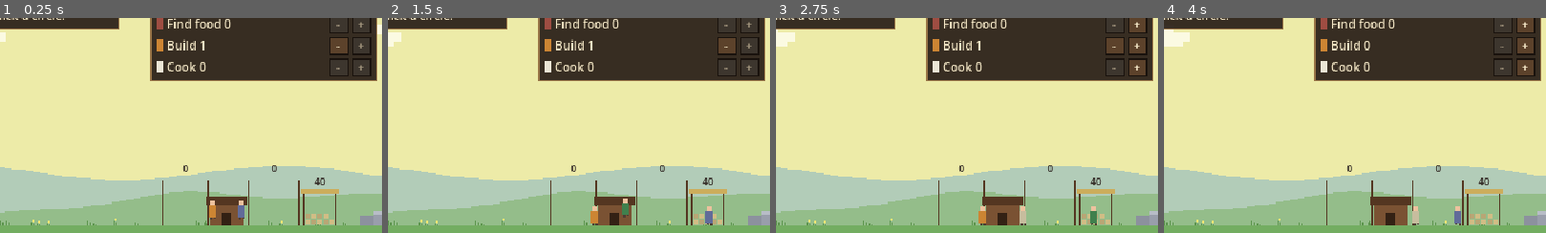
Above: before the commit, frames 1-4 (left to right).
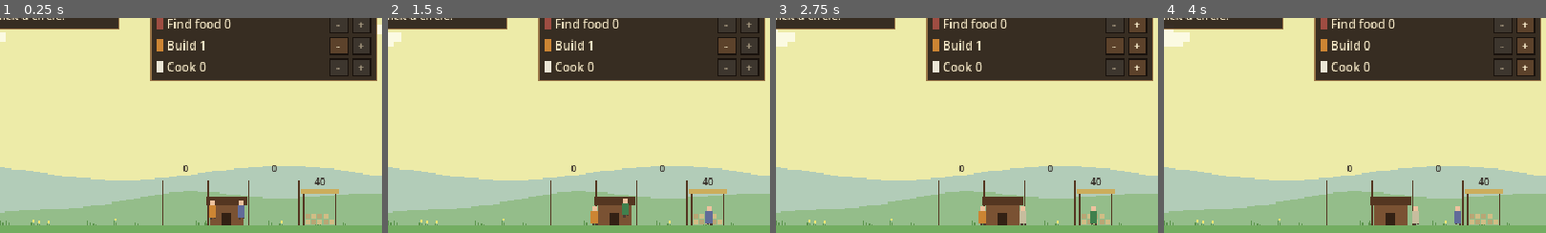
Above: after the commit, the same moments.

Repository: henrikmoepe-del/basebygger
Game: Godot game, scene res://scenes/main.tscn
Two runs of this game, one before a commit and one after it. Both use one fixed random seed, a clock stepped at 60 frames per second and the inputs below.
Inputs:
- Up to frame 1 (0.25 s): no input
- Up to frame 2 (1.5 s): click "-" at 0.5 s; click "+" at 1.25 s
- Up to frame 3 (2.75 s): click "-" at 2 s
- Up to frame 4 (4 s): click "+" at 2.75 s; click "-" at 3.5 s
The pictures show only the part of the screen within x 50-100%, y 27-77%; the shares and areas given below are measured in that part.

The runs differ from the first frame. In frame 1, 0.3% of the frame differs, in the area x 94-100%, y 89-97%; in frame 2, 0.3%; in frame 3, 0.3%; in frame 4, 0.3%.

Commit message:
Add planks: a sawmill, sawyers, a plank stack, and plank costs on later levels
Planks are a resource of their own on top of wood. The Sawmill gives
the Saw planks job: sawyers carry logs from the wood stack, saw them and
stack the planks in the stockyard. Basic building still costs only wood;
later levels, and the finer buildings sooner, also cost planks.
Screenshots now come with a wide view of the whole castle.

Co-Authored-By: Claude Opus 5.5 <noreply@anthropic.com>

Diff:
--- a/scenes/main.tscn
+++ b/scenes/main.tscn
@@ -50,18 +50,18 @@
 script = ExtResource("5_grove")
 
 [node name="Rock" type="Node2D" parent="."]
-position = Vector2(676, 270)
+position = Vector2(716, 270)
 script = ExtResource("13_quarry")
 
 [node name="Wilds" type="Node2D" parent="."]
-position = Vector2(968, 270)
+position = Vector2(1008, 270)
 script = ExtResource("13_quarry")
 resource_type = "food"
 size = Vector2(44, 30)
 look = "bushes"
 
 [node name="MineSpot" type="Node2D" parent="."]
-position = Vector2(1026, 270)
+position = Vector2(1066, 270)
 script = ExtResource("1_gather")
 resource_type = "iron"
 look = "none"
--- a/scripts/camera.gd
+++ b/scripts/camera.gd
@@ -14,7 +14,7 @@
 
 ## The left and right edges of the world.
 @export var world_left := -900.0
-@export var world_right := 1550.0
+@export var world_right := 1650.0
 ## How far above the ground the view can reach: the tallest keep and its banner.
 @export var world_height := 560.0
 ## Where the view is centred when the game starts: the castle and the stockhouse.
--- a/scripts/castle.gd
+++ b/scripts/castle.gd
@@ -323,7 +323,11 @@
 
 ## Which store of the stockyard a piece's material comes from.
 func item_store(index: int) -> String:
-	return BuildPlan.store_for(_plan[clampi(index, 0, _plan.size() - 1)].item)
+	var item: String = _plan[clampi(index, 0, _plan.size() - 1)].item
+	# Once there is a sawmill, planks come sawn from the plank stack.
+	if item == "plank" and GameState.part_levels.sawmill > 0:
+		return "planks"
+	return BuildPlan.store_for(item)
 
 
 ## True if a piece must wait until every piece before it is in place:
--- a/scripts/castle_data.gd
+++ b/scripts/castle_data.gd
@@ -42,6 +42,12 @@
 ## Castle parts need iron from this level on, this much more per level.
 const IRON_FROM_LEVEL := 4
 const IRON_PER_LEVEL := 10
+## Basic building needs only wood. Later levels need planks as well, this
+## many more per level. The FINE buildings need them a level sooner, and twice as many.
+const PLANKS_FROM_LEVEL := 3
+const PLANKS_PER_LEVEL := 6
+const FINE := ["court", "tavern"]
+const SAWYERS_PER_LEVEL := 2
 
 const STONE := Color(0.64, 0.64, 0.68)
 const STONE_LIGHT := Color(0.70, 0.70, 0.74)
@@ -85,19 +91,26 @@
 	"quarry": {
 		"benefit": "Stone appears 0.7 a second faster, and 10 more can pile up, per level", "drawback": "Dust: everyone works 2% slower per level",
 		"name": "Quarry", "defence": 0, "renown": 1, "cost": {"wood": 24, "stone": 6}, "work": 10.0,
-		"site_x": 700.0, "village": true, "max_level": 10,
+		"site_x": 740.0, "village": true, "max_level": 10,
 	},
 	# The farm's fields add to what the hunting grounds give (see GameState.site_rate).
 	"farm": {
 		"benefit": "Food appears 0.3 a second faster, and 12 more can wait, per level", "drawback": "",
 		"name": "Farm", "defence": 0, "renown": 1, "cost": {"wood": 20, "stone": 4}, "work": 8.0,
-		"site_x": 890.0, "village": true, "max_level": 10,
+		"site_x": 930.0, "village": true, "max_level": 10,
 	},
 	# The mine goes underground for iron, which high castle levels need.
 	"mine": {
 		"benefit": "Lets peasants mine iron: room for 2 miners per level", "drawback": "Each miner eats double",
 		"name": "Mine", "defence": 0, "renown": 2, "cost": {"wood": 40, "stone": 40}, "work": 20.0,
-		"site_x": 1008.0, "village": true, "max_level": 8,
+		"site_x": 1048.0, "village": true, "max_level": 8,
+	},
+	# The sawmill turns logs into planks, which finer buildings and later
+	# levels need on top of wood (see GameState.part_cost).
+	"sawmill": {
+		"benefit": "Lets peasants saw wood into planks: room for 2 sawyers per level", "drawback": "",
+		"name": "Sawmill", "defence": 0, "renown": 1, "cost": {"wood": 30, "stone": 10}, "work": 10.0,
+		"site_x": 1125.0, "village": true, "max_level": 6,
 	},
 	# Outer defences: cheap wooden works that raiders meet first.
 	"palisade": {
@@ -128,34 +141,35 @@
 	"houses": {
 		"benefit": "Room for 4 more peasants per level", "drawback": "",
 		"name": "Houses", "defence": 0, "renown": 0, "cost": {"wood": 12, "stone": 4}, "work": 6.0,
-		"site_x": 1178.0, "village": true, "max_level": 12,
+		"site_x": 1278.0, "village": true, "max_level": 12,
 	},
 	# The well and the tavern keep peasants content, which makes them work
 	# faster (see GameState.morale_bonus). Each level serves more peasants.
 	"well": {
 		"benefit": "Up to +15% work speed; each level serves 8 peasants", "drawback": "",
 		"name": "Well", "defence": 0, "renown": 1, "cost": {"stone": 16, "wood": 4}, "work": 8.0,
-		"site_x": 1090.0, "village": true, "max_level": 10,
+		"site_x": 1190.0, "village": true, "max_level": 10,
 	},
 	"tavern": {
 		"benefit": "Up to +15% work speed; each level serves 10 peasants", "drawback": "Peasants eat 3% more per level",
 		"name": "Tavern", "defence": 0, "renown": 1, "cost": {"wood": 24, "stone": 8}, "work": 10.0,
-		"site_x": 1136.0, "village": true, "max_level": 10,
+		"site_x": 1236.0, "village": true, "max_level": 10,
 	},
 }
 ## Back to front.
-const DRAW_ORDER := ["houses", "tavern", "well", "mine", "farm", "quarry", "watchtower", "palisade", "walls", "gate", "court", "garrison", "keep", "towers"]
+const DRAW_ORDER := ["houses", "tavern", "well", "sawmill", "mine", "farm", "quarry", "watchtower", "palisade", "walls", "gate", "court", "garrison", "keep", "towers"]
 ## The parts that stand in the courtyard, in front of the curtain wall. A
 ## peasant up on the wall walks behind them.
 const FRONT := ["court", "garrison", "keep", "towers"]
 
 ## Where the village stands, relative to the castle's ground-centre point.
-const QUARRY_X := 676.0
-const FARM_X := 912.0
-const MINE_X := 1026.0
-const WELL_X := 1090.0
-const TAVERN_X := 1136.0
-const FIRST_HOUSE_X := 1192.0
+const QUARRY_X := 716.0
+const FARM_X := 952.0
+const MINE_X := 1066.0
+const SAWMILL_X := 1125.0
+const WELL_X := 1190.0
+const TAVERN_X := 1236.0
+const FIRST_HOUSE_X := 1292.0
 const HOUSE_SPACING := 26.0
 ## The outer defences, west of the castle.
 const PALISADE_X := -520.0
@@ -537,6 +551,19 @@
 			# The sign.
 			out.append([Rect2(TAVERN_X + 20, -h + 2, 6, 1), WOOD_DARK])
 			out.append([Rect2(TAVERN_X + 22, -h + 3, 5, 5), BANNER])
+		"sawmill":
+			# An open shed over a saw bench, with a stack of sawn planks beside it.
+			h = 18.0 + 2.0 * mini(v, 4)
+			out.append([Rect2(SAWMILL_X - 18, -h, 3, h), WOOD_DARK])
+			out.append([Rect2(SAWMILL_X + 15, -h, 3, h), WOOD_DARK])
+			out.append([Rect2(SAWMILL_X - 23, -h - 6, 46, 6), THATCH])
+			out.append([Rect2(SAWMILL_X - 9, -8, 18, 2), WOOD])
+			out.append([Rect2(SAWMILL_X - 8, -6, 2, 6), WOOD_DARK])
+			out.append([Rect2(SAWMILL_X + 6, -6, 2, 6), WOOD_DARK])
+			# A log on the bench, waiting for the saw.
+			out.append([Rect2(SAWMILL_X - 7, -11, 14, 3), WOOD])
+			for i in mini(level, 4):
+				out.append([Rect2(SAWMILL_X + 22, -3 - i * 3, 14, 2), Color(0.78, 0.60, 0.36)])
 		"quarry":
 			# A stepped rock face that is cut deeper and wider with each level.
 			h = 12.0 + 3.0 * v
--- a/scripts/game_state.gd
+++ b/scripts/game_state.gd
@@ -30,8 +30,8 @@
 const BuildPlan = preload("res://scripts/build_plan.gd")
 const QuestData = preload("res://scripts/quest_data.gd")
 
-const START_JOBS := {"wood": 1, "stone": 1, "hunter": 0, "build": 1, "cook": 0, "soldier": 0, "iron": 0, "forester": 0}
-const NO_JOBS := {"wood": 0, "stone": 0, "hunter": 0, "build": 0, "cook": 0, "soldier": 0, "iron": 0, "forester": 0}
+const START_JOBS := {"wood": 1, "stone": 1, "hunter": 0, "build": 1, "cook": 0, "soldier": 0, "iron": 0, "sawyer": 0, "forester": 0}
+const NO_JOBS := {"wood": 0, "stone": 0, "hunter": 0, "build": 0, "cook": 0, "soldier": 0, "iron": 0, "sawyer": 0, "forester": 0}
 const START_PEASANTS := 3
 ## How much better a trained peasant does their job.
 const TRAINED_MULT := 2.0
@@ -147,12 +147,12 @@
 const INCOME_WINDOW := DAY_LENGTH
 
 ## What is in the stockhouse.
-var resources := {"wood": 0, "stone": 0, "food": START_FOOD, "iron": 0}
+var resources := {"wood": 0, "stone": 0, "food": START_FOOD, "iron": 0, "planks": 0}
 var cows := 0
 var part_levels := {
 	"walls": 0, "towers": 0, "gate": 0, "keep": 0, "garrison": 0, "court": 0,
 	"palisade": 0, "watchtower": 0,
-	"houses": 0, "well": 0, "tavern": 0, "quarry": 0, "farm": 0, "mine": 0,
+	"houses": 0, "well": 0, "tavern": 0, "quarry": 0, "farm": 0, "mine": 0, "sawmill": 0,
 }
 var peasants := START_PEASANTS
 ## How many peasants are assigned to each job. The rest are idle.
@@ -207,13 +207,13 @@
 var job_placed := 0       ## Pieces in place.
 
 ## Measured resources per second brought in by peasants. Used for offline progress.
-var income_rate := {"wood": 0.0, "stone": 0.0, "food": 0.0, "iron": 0.0}
+var income_rate := {"wood": 0.0, "stone": 0.0, "food": 0.0, "iron": 0.0, "planks": 0.0}
 ## Filled in by load_game() when time away earned something:
 ## {"seconds": int, plus the amount gained of each resource}. Empty otherwise.
 var offline_report := {}
 var save_path := "user://save.json"
 
-var _window_income := {"wood": 0, "stone": 0, "food": 0, "iron": 0}
+var _window_income := {"wood": 0, "stone": 0, "food": 0, "iron": 0, "planks": 0}
 var _was_night := false
 var _quest_timer := 0.0
 var _window_time := 0.0
@@ -268,6 +268,15 @@
 
 
 # --- Resources ---
+
+## A sawyer takes up to this many logs from the wood stack. Returns how many they got.
+func take_wood(logs: int) -> int:
+	var taken := mini(logs, resources.wood)
+	resources.wood -= taken
+	if taken > 0:
+		resources_changed.emit()
+	return taken
+
 
 ## Peasants deliver to the stockhouse through this, so income can be measured.
 func add_income(type: String, amount: int) -> void:
@@ -524,6 +533,8 @@
 		return part_levels.garrison * (SOLDIERS_PER_GARRISON_LEVEL + int(skill_total("soldier_room")))
 	if job == "iron":
 		return part_levels.mine * MINERS_PER_MINE_LEVEL
+	if job == "sawyer":
+		return part_levels.sawmill * CastleData.SAWYERS_PER_LEVEL
 	return -1
 
 
@@ -682,6 +693,12 @@
 	var next_level: int = part_levels[id] + 1
 	if not is_village(id) and next_level >= CastleData.IRON_FROM_LEVEL:
 		cost["iron"] = CastleData.IRON_PER_LEVEL * (next_level - CastleData.IRON_FROM_LEVEL + 1)
+	# Basic building needs only wood; later levels, and the finer buildings
+	# sooner, need sawn planks as well.
+	var fine: bool = id in CastleData.FINE
+	var planks_from: int = CastleData.PLANKS_FROM_LEVEL - (1 if fine else 0)
+	if next_level >= planks_from and id != "sawmill":
+		cost["planks"] = CastleData.PLANKS_PER_LEVEL * (next_level - planks_from + 1) * (2 if fine else 1)
 	return cost
 
 
@@ -1056,7 +1073,7 @@
 
 func _start_over() -> void:
 	var start_stock := LEGACY_START_STOCK * legacy
-	resources = {"wood": start_stock, "stone": start_stock, "food": START_FOOD, "iron": 0}
+	resources = {"wood": start_stock, "stone": start_stock, "food": START_FOOD, "iron": 0, "planks": 0}
 	cows = 0
 	for id: String in part_levels:
 		part_levels[id] = 0
--- a/scripts/grove.gd
+++ b/scripts/grove.gd
@@ -4,7 +4,7 @@
 const TreeSpot = preload("res://scripts/tree.gd")
 
 ## The first tree stands nearest the stockhouse; later ones are a longer walk.
-@export var first_x := 722.0
+@export var first_x := 762.0
 @export var spacing := 14.0
 
 
--- a/scripts/hud.gd
+++ b/scripts/hud.gd
@@ -114,7 +114,7 @@
 ## One chip per resource in the top bar: a square in the resource's colour
 ## and its amount. Hovering a chip says what it is and what it earns.
 func _make_chips() -> void:
-	for type: String in ["wood", "stone", "food", "iron", "renown", "legacy"]:
+	for type: String in ["wood", "planks", "stone", "food", "iron", "renown", "legacy"]:
 		var chip := HBoxContainer.new()
 		chip.add_theme_constant_override("separation", 3)
 		chip.mouse_filter = Control.MOUSE_FILTER_PASS
@@ -276,8 +276,8 @@
 				label.text = str(GameState.legacy)
 				chip.tooltip_text = "Legacy: everyone works %d%% faster, for good." % roundi(GameState.legacy * GameState.LEGACY_WORK_BONUS * 100)
 			_:
-				# Iron only matters once there is a mine.
-				chip.visible = type != "iron" or GameState.part_levels.mine > 0
+				# Iron only matters once there is a mine, planks once there is a sawmill.
+				chip.visible = (type != "iron" or GameState.part_levels.mine > 0) and (type != "planks" or GameState.part_levels.sawmill > 0)
 				label.text = str(GameState.resources[type])
 				chip.tooltip_text = "%s: +%.1f a second (averaged over a day)" % [type.capitalize(), GameState.income_rate[type]]
 
--- a/scripts/job_data.gd
+++ b/scripts/job_data.gd
@@ -41,6 +41,10 @@
 		"name": "Mine iron", "trade": "Miner", "trade_skill": "t_mine",
 		"color": Color(0.30, 0.30, 0.36), "requires_part": "mine", "gathers": "iron",
 	},
+	"sawyer": {
+		"name": "Saw planks", "trade": "Sawyer", "trade_skill": "t_wood",
+		"color": Color(0.70, 0.52, 0.28), "requires_part": "sawmill",
+	},
 	# Tending the grove takes know-how: only trained foresters can do it.
 	"forester": {
 		"name": "Tend the grove", "trade": "Forester", "trade_skill": "forester",
--- /dev/null
+++ b/scripts/sawyer.gd
@@ -0,0 +1,79 @@
+extends "res://scripts/worker.gd"
+## A peasant who saws planks. They carry logs from the wood stack to the
+## sawmill, saw them there, and carry the planks back to the plank stack in
+## the stockyard. One log makes one plank. With no wood to saw, the time is
+## their own.
+
+enum State { TO_WOOD, TO_MILL, SAW, TO_STACK }
+
+## How many logs a sawyer carries at once, and how long each takes to saw.
+const LOAD := 2
+const SAW_TIME := 3.0
+## Seconds between strokes of the saw (for the sound).
+const STROKE_TIME := 0.4
+const LOG := Color(0.52, 0.36, 0.22)
+const PLANK := Color(0.78, 0.60, 0.36)
+
+var _state := State.TO_WOOD
+var _carrying := 0
+var _timer := 0.0
+var _stroke := 0.0
+var _sawing := false
+var _offset := randf_range(-5.0, 5.0)
+
+
+func _work(delta: float) -> void:
+	_sawing = false
+	match _state:
+		State.TO_WOOD:
+			if GameState.resources.wood <= 0:
+				_relax(delta, world.store_x("wood"), 60.0)
+			elif _walk_to(world.store_x("wood") + _offset, delta):
+				_carrying = GameState.take_wood(int(LOAD * _skill()))
+				if _carrying > 0:
+					_state = State.TO_MILL
+		State.TO_MILL:
+			if _walk_to(CastleData.SAWMILL_X + _offset, delta):
+				_timer = SAW_TIME * _carrying / _skill()
+				_state = State.SAW
+		State.SAW:
+			_sawing = true
+			_timer -= delta * GameState.work_mult()
+			_stroke -= delta
+			if _stroke <= 0.0:
+				_stroke = STROKE_TIME
+				get_tree().call_group("sfx", "play", "chop")
+				get_tree().call_group("effects", "burst", global_position + Vector2(6, -8), PLANK, 2)
+			if _timer <= 0.0:
+				_state = State.TO_STACK
+		State.TO_STACK:
+			if _walk_to(world.store_x("planks") + _offset, delta):
+				GameState.add_income("planks", _carrying)
+				_carrying = 0
+				_state = State.TO_WOOD
+
+
+func _exit_tree() -> void:
+	# Reassigned with logs in hand: they go back on the stack.
+	if _carrying > 0 and _state != State.TO_STACK:
+		GameState.resources.wood += _carrying
+		GameState.resources_changed.emit()
+	elif _carrying > 0:
+		GameState.add_income("planks", _carrying)
+
+
+func _bob() -> float:
+	return -absf(sin(Time.get_ticks_msec() / 110.0)) * 1.5 if _sawing else 0.0
+
+
+func _draw_extra(bob_y: float) -> void:
+	if _sawing:
+		# The saw going back and forth.
+		var reach := 3.0 + sin(Time.get_ticks_msec() / 110.0) * 3.0
+		draw_rect(Rect2(reach, bob_y - 8, 8, 1), Color(0.75, 0.76, 0.80))
+		draw_rect(Rect2(reach - 1, bob_y - 10, 2, 4), LOG)
+	elif _carrying > 0 and _state == State.TO_STACK:
+		draw_rect(Rect2(-8, -19, 16, 2), PLANK)
+		draw_rect(Rect2(-7, -17, 16, 1), PLANK.darkened(0.15))
+	elif _carrying > 0:
+		draw_rect(Rect2(-6, -20, 12, 4), LOG)
--- a/scripts/sfx.gd
+++ b/scripts/sfx.gd
@@ -81,7 +81,8 @@
 
 ## How close the camera is to the world: 1 zoomed right in, 0 too far to hear.
 func _nearness() -> float:
-	var camera := get_viewport().get_camera_2d()
+	# (There is no viewport for a moment while the game is closing.)
+	var camera := get_viewport().get_camera_2d() if is_inside_tree() else null
 	if camera == null:
 		return 1.0
 	return clampf((camera.zoom.x - SILENT_ZOOM) / (1.0 - SILENT_ZOOM), 0.0, 1.0)
--- a/scripts/ui_theme.gd
+++ b/scripts/ui_theme.gd
@@ -23,6 +23,7 @@
 	"wood": Color(0.62, 0.42, 0.24), "stone": Color(0.70, 0.70, 0.75),
 	"food": Color(0.82, 0.30, 0.34), "iron": Color(0.45, 0.50, 0.62),
 	"renown": Color(1.0, 0.82, 0.38), "legacy": Color(0.70, 0.55, 0.95),
+	"planks": Color(0.86, 0.68, 0.42),
 }
 
 
--- a/scripts/workers.gd
+++ b/scripts/workers.gd
@@ -13,6 +13,7 @@
 const Forester = preload("res://scripts/forester.gd")
 const Cook = preload("res://scripts/cook.gd")
 const Soldier = preload("res://scripts/soldier.gd")
+const Sawyer = preload("res://scripts/sawyer.gd")
 const Cow = preload("res://scripts/cow.gd")
 ## Which script runs each job ("" = idle).
 const BUMP_TIME := 0.15
@@ -26,6 +27,7 @@
 	"stone": {"x": -52.0, "piece": Vector2(5, 4), "per_row": 6, "rows": 9, "color": Color(0.66, 0.66, 0.70)},
 	"wood": {"x": 20.0, "piece": Vector2(7, 3), "per_row": 5, "rows": 12, "color": Color(0.52, 0.36, 0.22)},
 	"food": {"x": 66.0, "piece": Vector2(4, 5), "per_row": 5, "rows": 5, "color": Color(0.82, 0.74, 0.52)},
+	"planks": {"x": 100.0, "piece": Vector2(13, 2), "per_row": 2, "rows": 16, "color": Color(0.78, 0.60, 0.36)},
 }
 const STACK_GROWTH := 1.5
 const POST := Color(0.33, 0.21, 0.13)
@@ -40,14 +42,15 @@
 ## How many archers stand on each floor in a raid, and how many spearmen hold the line.
 const ARCHERS_PER_FLOOR := 3
 const SPEARMEN := 4
-const LANDS_EAST := 1400.0
+const LANDS_EAST := 1500.0
 const FLOAT_COLORS := {
 	"wood": Color(0.40, 0.26, 0.15), "stone": Color(0.36, 0.38, 0.46),
 	"food": Color(0.70, 0.20, 0.25), "iron": Color(0.20, 0.22, 0.30),
+	"planks": Color(0.55, 0.38, 0.18),
 }
 const JOB_SCRIPTS := {
 	"": Worker, "wood": Gatherer, "stone": Gatherer, "hunter": Gatherer, "iron": Gatherer,
-	"build": Builder, "forester": Forester, "cook": Cook, "soldier": Soldier,
+	"build": Builder, "forester": Forester, "cook": Cook, "soldier": Soldier, "sawyer": Sawyer,
 }
 
 @export var grove: Node2D
@@ -81,8 +84,8 @@
 
 func _draw() -> void:
 	for type: String in STORES:
-		# Iron only has a place once there is a mine.
-		if type != "iron" or GameState.part_levels.mine > 0:
+		# Iron only has a place once there is a mine, planks once there is a sawmill.
+		if (type != "iron" or GameState.part_levels.mine > 0) and (type != "planks" or GameState.part_levels.sawmill > 0):
 			_draw_store(type)
 	# The shed, for tools and everything small. It swells for a moment each
 	# time a load comes in.
--- a/tests/screenshot.gd
+++ b/tests/screenshot.gd
@@ -18,8 +18,14 @@
 	"tavern": {"levels": {"walls": 1}, "part": "tavern", "camera": [1170, -45, 2.0], "shots": 5},
 	"inside": {"levels": {"walls": 3, "keep": 5, "towers": 4, "garrison": 3, "court": 2}, "part": "", "camera": [20, 20, 1.0], "shots": 4, "open": true, "soldiers": 8},
 	"inside_build": {"levels": {"walls": 2}, "part": "keep", "camera": [-100, 0, 1.5], "shots": 6, "open": true},
+	"sawmill": {"levels": {"walls": 1, "sawmill": 2}, "part": "", "camera": [1125, -45, 2.0], "shots": 3, "jobs": {"sawyer": 3}},
+	"stockyard": {"levels": {"walls": 1, "sawmill": 2, "mine": 1}, "part": "", "camera": [570, -45, 2.0], "shots": 2, "jobs": {"sawyer": 3}},
 	"idle": {"levels": {"walls": 3, "keep": 3, "towers": 3, "garrison": 2, "court": 2, "tavern": 1, "houses": 3}, "part": "", "camera": [100, 0, 0.75], "shots": 5},
 }
+
+## The far-out view saved with every picture: the whole castle and the stockyard.
+const WIDE_ZOOM := 0.5
+const WIDE_X := 60.0
 
 var gs: Node
 
@@ -59,6 +65,10 @@
 	camera.position = Vector2(plan.camera[0], 270.0 - 90.0 / plan.camera[2] - plan.camera[1])
 	if plan.get("open", false):
 		current_scene.get_node("Castle").toggle_all_open()
+	for job: String in plan.get("jobs", {}):
+		gs.peasants += plan.jobs[job]
+		gs.jobs[job] = plan.jobs[job]
+		gs.peasants_changed.emit()
 	if plan.has("soldiers"):
 		gs.peasants += plan.soldiers
 		gs.jobs.soldier = plan.soldiers
@@ -89,6 +99,18 @@
 	quit()
 
 
+## Saves two pictures: the close-up the plan asks for, and the whole castle
+## from far out (<name>_wide.png), so nothing outside the close-up is missed.
 func _shoot(path: String) -> void:
 	await RenderingServer.frame_post_draw
 	root.get_texture().get_image().save_png(path)
+	var camera: Camera2D = current_scene.get_node("Camera")
+	var zoom := camera.zoom
+	var position := camera.position
+	camera.zoom = Vector2(WIDE_ZOOM, WIDE_ZOOM)
+	camera.position = Vector2(WIDE_X, 270.0 - 90.0 / WIDE_ZOOM)
+	await process_frame
+	await RenderingServer.frame_post_draw
+	root.get_texture().get_image().save_png(path.replace(".png", "_wide.png"))
+	camera.zoom = zoom
+	camera.position = position
--- /dev/null
+++ b/tests/test_sawmill.gd
@@ -0,0 +1,59 @@
+extends SceneTree
+## Builds a sawmill, puts two peasants on the saw, and checks that logs turn
+## into planks and that later levels ask for planks.
+## Run with:
+##   godot --headless --path . -s tests/test_sawmill.gd -- --save=user://test_save.json
+
+var gs: Node
+
+
+func _initialize() -> void:
+	gs = root.get_node("GameState")
+	_run()
+
+
+func _wait(seconds: float) -> void:
+	var t := 0.0
+	while t < seconds:
+		await process_frame
+		t += root.get_process_delta_time()
+		gs.day_time = 10.0
+
+
+func _run() -> void:
+	change_scene_to_file("res://scenes/main.tscn")
+	await process_frame
+	await process_frame
+	Engine.time_scale = 20.0
+	gs.part_levels.walls = 2
+	gs.peasants += 6
+	gs.jobs.build += 3
+	gs.resources.wood = 500
+	gs.resources.stone = 500
+	gs.resources.food = 100000
+	gs.castle_changed.emit()
+	gs.peasants_changed.emit()
+	print("job exists before the sawmill: ", gs.job_unlocked("sawyer"))
+	var ordered: bool = gs.order_part("sawmill")
+	var t := 0.0
+	while gs.part_levels.sawmill == 0 and t < 1200.0:
+		await process_frame
+		t += root.get_process_delta_time()
+		gs.day_time = 10.0
+	print("sawmill ordered %s, built in %.1f min, job exists now: %s, room for %d sawyers" % [
+		ordered, t / 60.0, gs.job_unlocked("sawyer"), gs.job_limit("sawyer")])
+	gs.assign("sawyer", 1)
+	gs.assign("sawyer", 1)
+	var wood_before: int = gs.resources.wood
+	await _wait(180.0)
+	print("after 3 min with %d sawyers: planks %d, wood went from %d to %d" % [
+		gs.jobs.sawyer, gs.resources.planks, wood_before, gs.resources.wood])
+	print("walls level 3 costs ", gs.part_cost("walls"))
+	print("court level 1 costs ", gs.part_cost("court"))
+	gs.part_levels.court = 1
+	print("court level 2 costs ", gs.part_cost("court"))
+	print("houses level 1 costs ", gs.part_cost("houses"))
+	var ok: bool = gs.part_levels.sawmill == 1 and gs.resources.planks > 0 and gs.part_cost("walls").has("planks") and not gs.part_cost("houses").has("planks")
+	print("ALL OK" if ok else "SOMETHING FAILED")
+	Engine.time_scale = 1.0
+	quit()
Not shown, changed: CLAUDE.md
